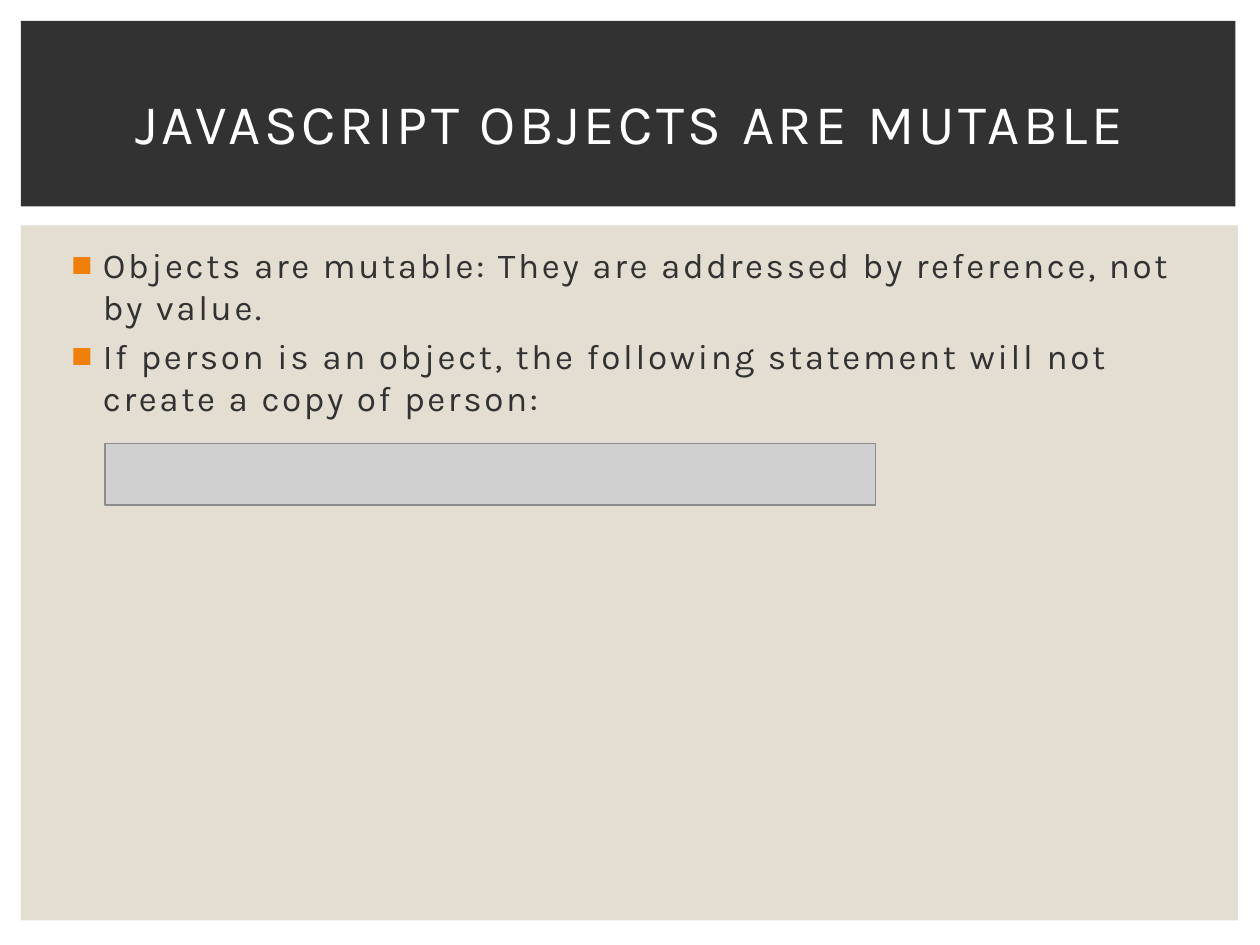
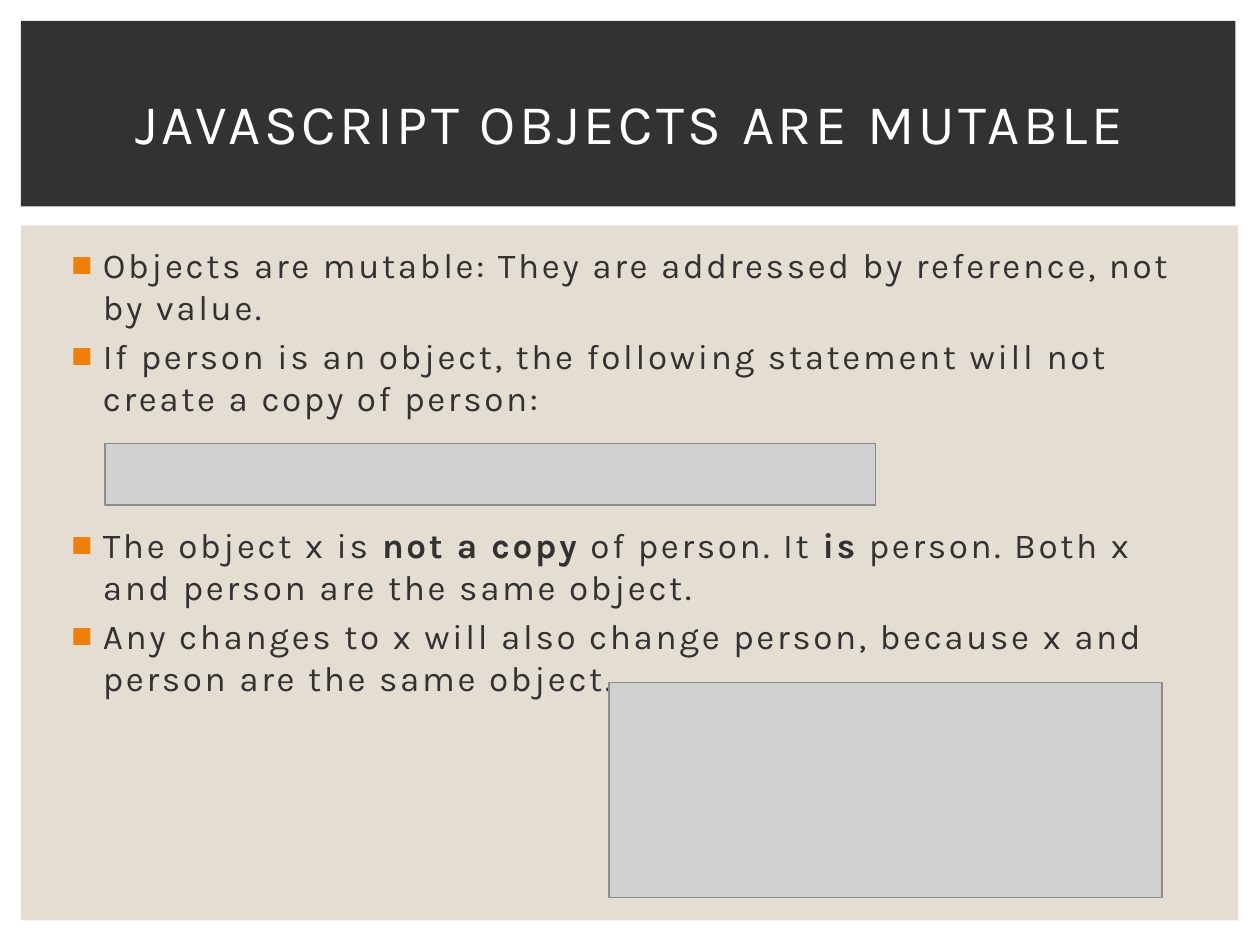
Before and after one commit to Karamihova/Fundamentals-JS, a slide deck: slide 54 of Programming Prep.pptx. Drawn at 1260x945 pixels with LibreOffice and Linux fonts; fonts in the diff are those of the drawing; grey boxes stand for pictures. Boxes give left, top, right and bottom in pixels: in the first picture for what was removed or moved away, otherwise in the second. Text is boxed around its words. In the diff, an @@ line names an element or a change of style, - is before the commit and + after.

```diff
--- a/Programming Prep.pptx
+++ b/Programming Prep.pptx
@@ text at [103, 533, 1140, 700]: paragraphs added @@
+■ The object x is not a copy of person. It is person. Both x and person are the same object.
+■ Any changes to x will also change person, because x and person are the same object.
@@ picture added at [609, 683, 1162, 898] @@
```
Also in this commit, not shown: 27 slides added.
